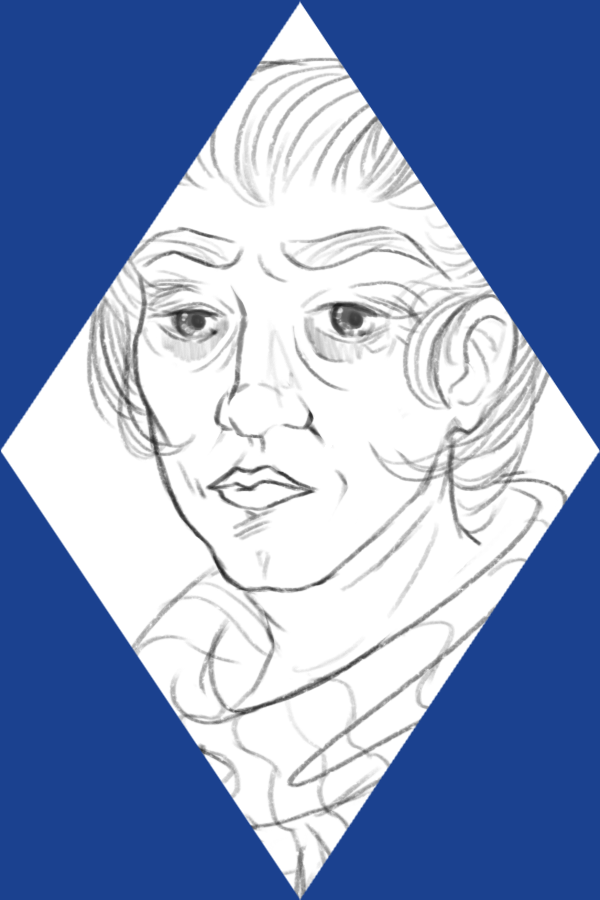
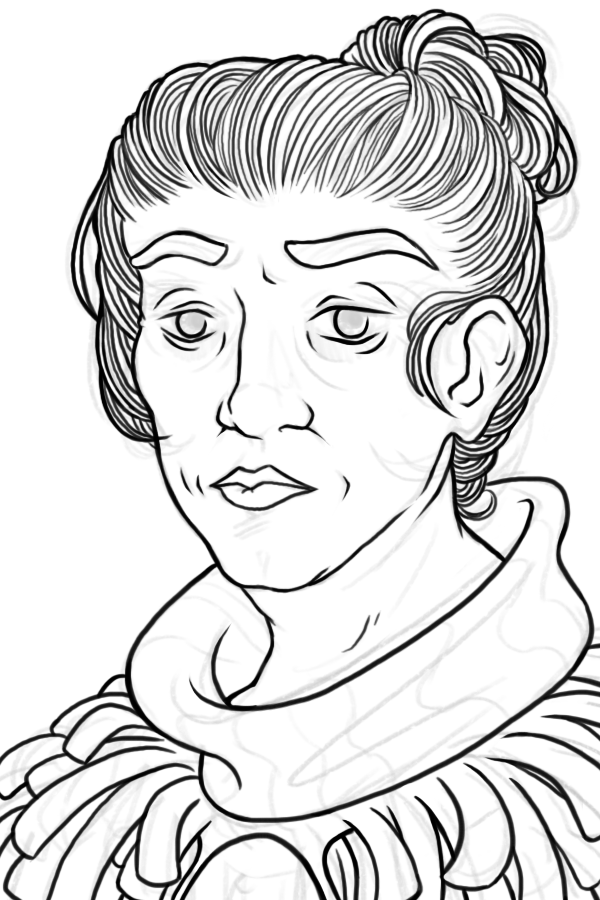
Layered file, before and after one edit (w=600, h=900). Changes by layer:
removed layer "Layer 5" over [0, 0, 600, 900]
showed "Layer 2", painted on it over [0, 0, 600, 900]
showed "Layer 1", painted on it over [0, 0, 600, 900]
"Alda": opacity 100% → 25% over [0, 12, 600, 900]
